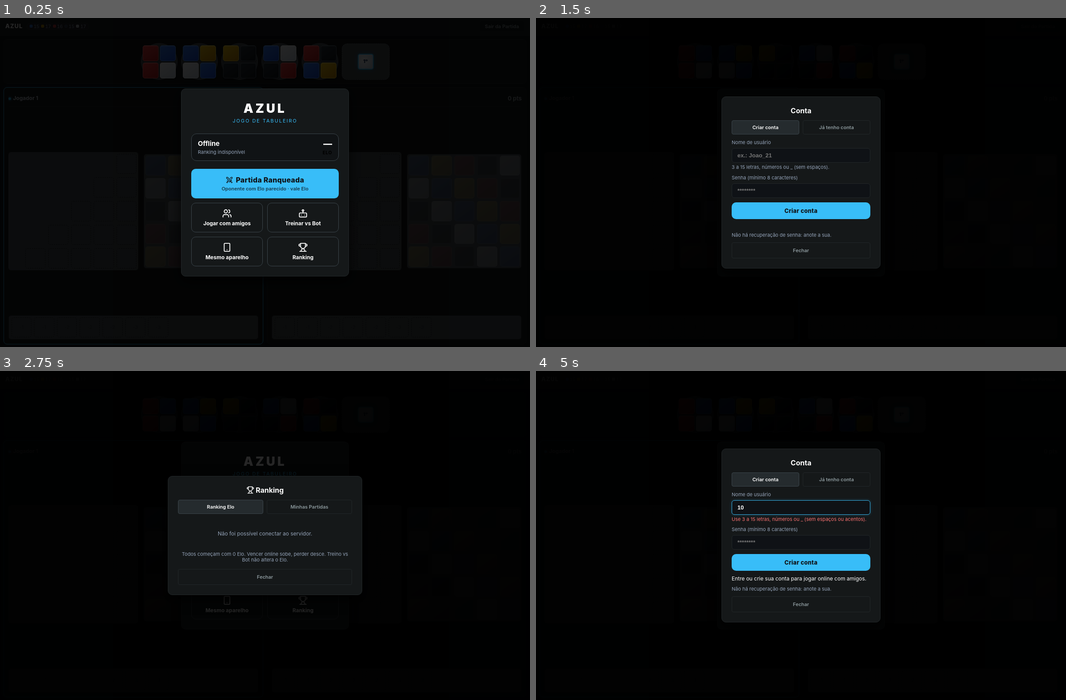
Above: before the commit, frames 1-4 (two rows, left to right).
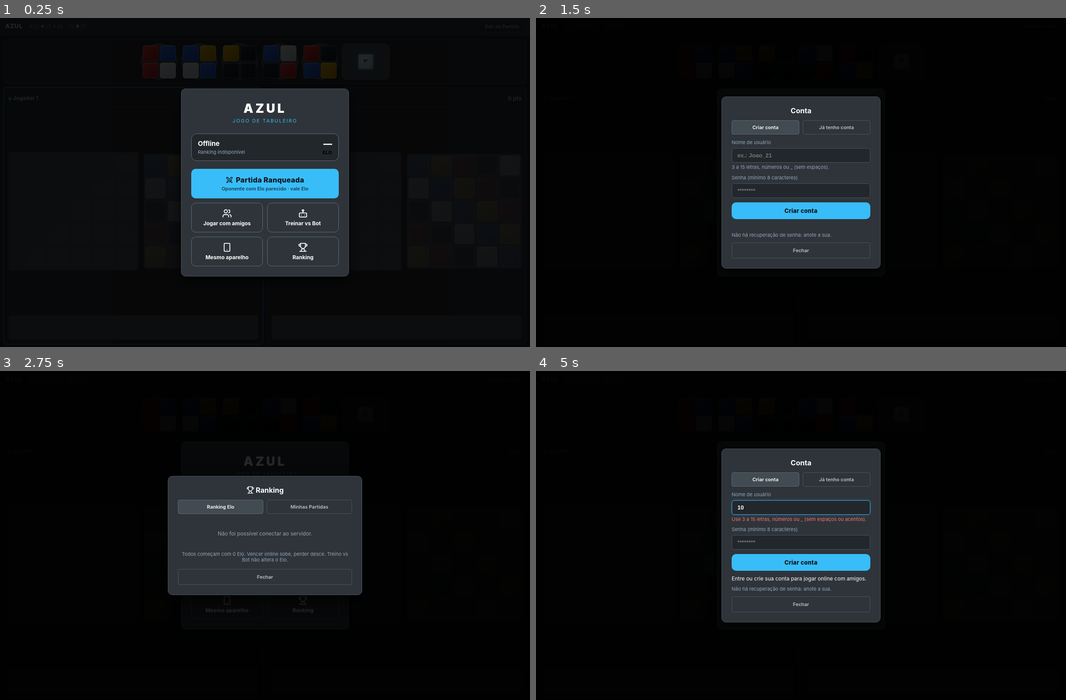
Above: after the commit, the same moments.

Repository: diogopereiraasp/tiles_game
Game: browser game, page index.html
Two runs of this game, one before a commit and one after it. Both use one fixed random seed, a clock stepped at 60 frames per second and the inputs below.
Inputs (mouse positions are in pixels of both pictures, inside the frame that each line leads up to):
- Up to frame 1 (0.25 s): no input
- Up to frame 2 (1.5 s): click "Jogar com amigos" at 0.27 s; click "Criar conta" at 1.27 s
- Up to frame 3 (2.75 s): click "Fechar" at 1.87 s; click "Ranking" at 2.47 s
- Up to frame 4 (5 s): click "Minhas Partidas" at 3.07 s; click "Ranking Elo" at 3.67 s; click "Fechar" at 4.27 s; click "Jogar com amigos" at 4.77 s; click (801, 509) at 4.87 s; type "10" at 4.87 s; tap Enter at 4.9 s

The runs differ from the first frame. In frame 1, 13% of the frame differs, in the area x 34-66%, y 21-79%; in frame 2, 12%; in frame 3, 13%; in frame 4, 12%.

Commit message:
ui: tema chumbo (cinza-azulado) na tela toda, com texto e bordas ajustados
Co-Authored-By: Claude Sonnet 5.5 <noreply@anthropic.com>

Diff:
--- a/css/style.css
+++ b/css/style.css
@@ -1,16 +1,18 @@
     :root {
       /* Theme: code-editor-dark */
-      --bg-canvas: #0f1216;
-      --bg-card: #151819;
-      --bg-header: #1c2022;
-      --border-subtle: #222729;
-      --border-focus: #3b454b;
-
-      --text-pri: #8d9a9e;
-      --text-mid: #5a6568;
-      --text-sec: #485154;
-      --text-muted: #333a3d;
-      --text-comment: #2d3538;
+      --bg-canvas: #262b31;   /* fundo da tela toda: cinza-azulado (chumbo) */
+      --bg-card: #2e343a;     /* cartões, painéis e modais */
+      --bg-header: #353c43;   /* cabeçalho e superfícies elevadas */
+      --bg-recess: #22272c;   /* campos e áreas rebaixadas */
+      --bg-hover: #424a52;    /* hover / botão ativo */
+      --border-subtle: #4a535c;
+      --border-focus: #5f6c77;
+
+      --text-pri: #b9c3c9;
+      --text-mid: #8f9ba4;
+      --text-sec: #76828c;
+      --text-muted: #5f6b75;
+      --text-comment: #525d66;
 
       --accent-active: #38bdf8;
       --accent-red: #d85040;
@@ -22,7 +24,7 @@
       --tile-yellow: #eab308;
       --tile-red: #ef4444;
       --tile-black: #1e252b;
-      --tile-surface: #4a5055; /* fundo dos discos/centro/tabuleiro onde as peças ficam: cinza médio que destaca a peça preta sem ficar claro demais */
+      --tile-surface: #525a62; /* fundo dos discos/centro/tabuleiro onde as peças ficam: cinza médio que destaca a peça preta sem ficar claro demais */
       --tile-white: #e2e8f0;
       --tile-starter: #d99c2b;
 
@@ -101,13 +103,13 @@
     .btn-toggle:hover {
       color: #fff;
       border-color: var(--border-focus);
-      background: #1c2022;
+      background: var(--bg-header);
     }
 
     .btn-toggle.active {
       color: #fff;
       border-color: var(--border-focus);
-      background: #252b2e;
+      background: var(--bg-hover);
     }
 
     .btn-toggle:disabled,
@@ -119,14 +121,14 @@
     }
 
     .btn-online {
-      background: #151819;
+      background: var(--bg-card);
       border: 1px solid var(--border-focus);
       color: #fff;
     }
 
     .btn-online:hover {
-      background: #1c2022;
-      border-color: #4b5860;
+      background: var(--bg-header);
+      border-color: var(--border-focus);
       color: #fff;
     }
 
@@ -923,7 +925,7 @@
     .modal-input {
       width: 100%;
       padding: 8px 12px;
-      background: #0f1216;
+      background: var(--bg-recess);
       border: 1px solid var(--border-subtle);
       border-radius: 6px;
       color: #fff;
@@ -940,7 +942,7 @@
     .modal-name-input {
       width: 100%;
       padding: 8px 12px;
-      background: #0f1216;
+      background: var(--bg-recess);
       border: 1px solid var(--border-subtle);
       border-radius: 6px;
       color: #fff;
@@ -1209,7 +1211,7 @@
       width: 44px;
       height: 44px;
       border-radius: 50%;
-      background: #1c2022;
+      background: var(--bg-header);
       border: 1px solid var(--border-focus);
       color: #fff;
       display: flex;
@@ -1223,7 +1225,7 @@
     }
 
     .chat-floating-btn:hover {
-      background: #252b2e;
+      background: var(--bg-hover);
       transform: scale(1.06);
       border-color: var(--accent-active);
     }
@@ -1238,7 +1240,7 @@
       font-weight: 700;
       padding: 1px 5px;
       border-radius: 10px;
-      border: 1px solid #1c2022;
+      border: 1px solid var(--bg-header);
       line-height: 1.2;
     }
 
@@ -1248,7 +1250,7 @@
       right: 20px;
       width: 320px;
       height: 390px;
-      background: #151819;
+      background: var(--bg-card);
       border: 1px solid var(--border-focus);
       border-radius: 8px;
       box-shadow: 0 8px 26px rgba(0, 0, 0, 0.6);
@@ -1270,7 +1272,7 @@
     }
 
     .chat-header {
-      background: #1c2022;
+      background: var(--bg-header);
       border-bottom: 1px solid var(--border-subtle);
       padding: 8px 12px;
       display: flex;
@@ -1303,7 +1305,7 @@
       display: flex;
       flex-direction: column;
       gap: 8px;
-      background: #101315;
+      background: var(--bg-recess);
     }
 
     .chat-messages::-webkit-scrollbar {
@@ -1382,7 +1384,7 @@
 
     .chat-input {
       flex: 1;
-      background: #101315;
+      background: var(--bg-recess);
       border: 1px solid var(--border-subtle);
       border-radius: 4px;
       padding: 7px 10px;
@@ -1398,7 +1400,7 @@
     }
 
     .chat-send-btn {
-      background: #252b2e;
+      background: var(--bg-hover);
       border: 1px solid var(--border-focus);
       color: var(--accent-active);
       border-radius: 4px;
@@ -1417,8 +1419,8 @@
     .menu-box { max-width: 380px; padding: 28px 22px 22px; }
     .menu-logo { font-size: 28px; font-weight: 900; letter-spacing: 5px; color: #fff; margin-bottom: 4px; }
     .menu-tagline { font-size: 11px; text-transform: uppercase; letter-spacing: 2px; color: var(--accent-active); margin-bottom: 22px; }
-    .profile-card { width: 100%; display: flex; align-items: center; gap: 12px; padding: 12px 14px; margin-bottom: 18px; background: #101315; border: 1px solid var(--border-focus); border-radius: 12px; cursor: pointer; font-family: inherit; text-align: left; transition: border-color .15s; }
-    .profile-card:hover { border-color: #4b5860; }
+    .profile-card { width: 100%; display: flex; align-items: center; gap: 12px; padding: 12px 14px; margin-bottom: 18px; background: var(--bg-recess); border: 1px solid var(--border-focus); border-radius: 12px; cursor: pointer; font-family: inherit; text-align: left; transition: border-color .15s; }
+    .profile-card:hover { border-color: var(--border-focus); }
     .pc-info { flex: 1; min-width: 0; }
     .pc-name { color: #fff; font-size: 15px; font-weight: 700; overflow: hidden; text-overflow: ellipsis; white-space: nowrap; }
     .pc-sub { color: #94a3b8; font-size: 11px; margin-top: 3px; overflow: hidden; text-overflow: ellipsis; white-space: nowrap; }
@@ -1434,7 +1436,7 @@
     .mp-sub { font-size: 11px; font-weight: 600; opacity: .75; }
     .menu-grid { display: grid; grid-template-columns: 1fr 1fr; gap: 10px; }
     .menu-secondary { flex: 1; display: flex; flex-direction: column; align-items: center; gap: 4px; padding: 12px 8px; …(206 unchanged characters)…
-    .menu-secondary:hover, .menu-ranking:hover { background: #1c2022; }
+    .menu-secondary:hover, .menu-ranking:hover { background: var(--bg-header); }
     .ms-icon { font-size: 20px; }
     .menu-ranking { width: 100%; padding: 12px; background: transparent; color: #fff; border: 1px solid var(--border-focus); border-radius: 10px; cursor: pointer; font-family: inherit; font-size: 13px; font-weight: 700; }
     .acc-summary { margin-bottom: 16px; }
--- a/index.html
+++ b/index.html
@@ -9,7 +9,7 @@
   <link rel="icon" type="image/png" sizes="32x32" href="favicon-32.png">
   <link rel="alternate icon" href="favicon.ico">
   <link rel="apple-touch-icon" href="apple-touch-icon.png">
-  <meta name="theme-color" content="#0f1216">
+  <meta name="theme-color" content="#262b31">
   <!-- Segurança: só carrega scripts do próprio site e do jsDelivr (com SRI); conexões só ao Supabase do jogo; sem plugins/forms/base.
        'unsafe-inline' em script-src ainda é necessário porque o HTML usa onclick="..." (ver CLAUDE.md). -->
   <meta http-equiv="Content-Security-Policy" content="default-src 'self'; script-src 'self' 'unsafe-inline' https://cdn …(227 unchanged characters)…
@@ -308,7 +308,7 @@
             + Criar Nova Sala (Ser o Host)
           </button>
           <div id="hostRoomInfo"
-            style="display: none; background: #0f1216; padding: 12px; border-radius: 6px; border: 1px dashed var(--border-focus); margin-top: 6px;">
+            style="display: none; background: var(--bg-recess); padding: 12px; border-radius: 6px; border: 1px dashed var(--border-focus); margin-top: 6px;">
             <div style="font-size: 11px; color: var(--text-mid);">Seu Código de Convite (4 dígitos):</div>
             <div>
               <span id="myRoomCode" class="invite-code-display">----</span>
Not shown, changed: CLAUDE.md
